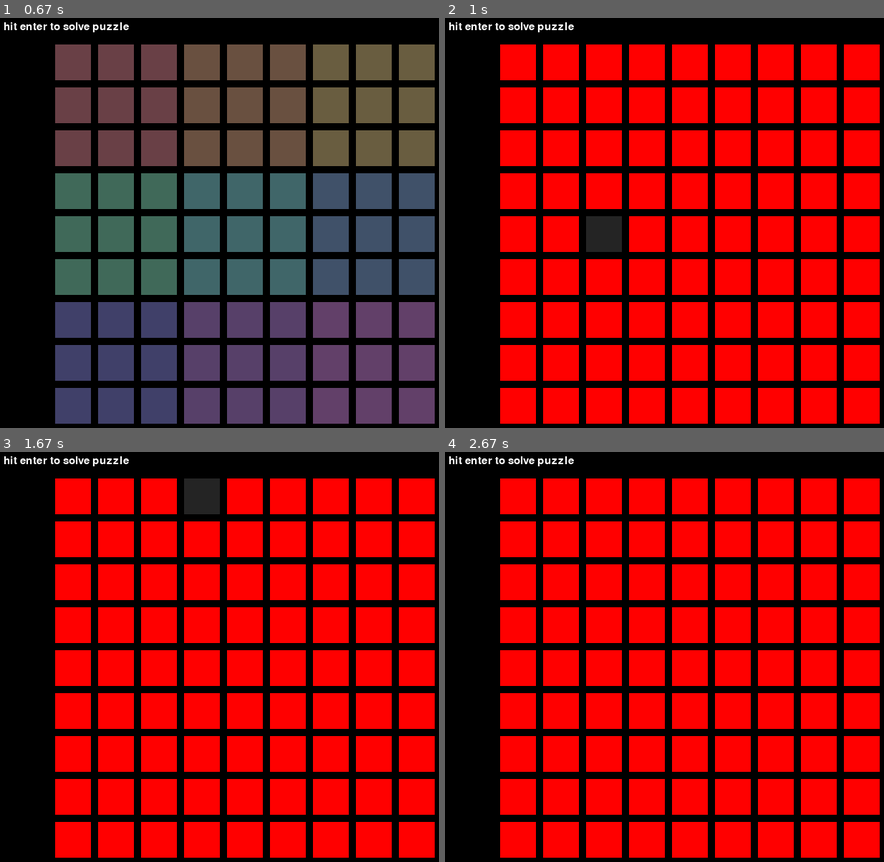
Above: before the commit, frames 1-4 (two rows, left to right).
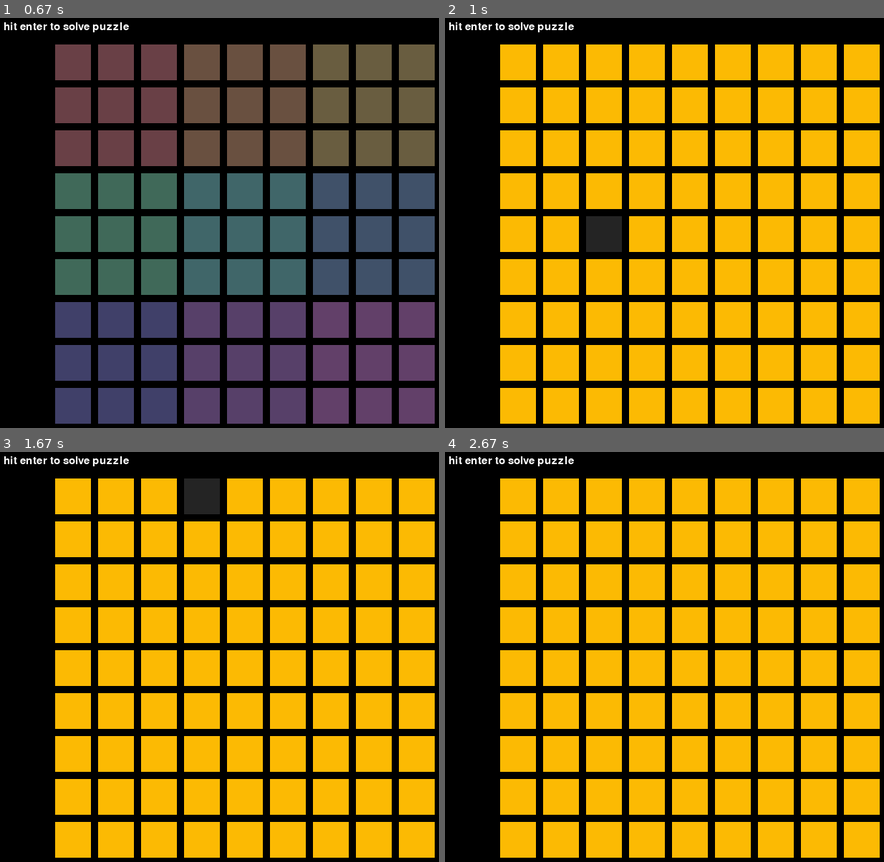
Above: after the commit, the same moments.

Repository: KarinaJadia/Other-Projects
Game: pygame game, started from pygame-tests/sudoku-solver.py
Two runs of this game, one before a commit and one after it. Both use one fixed random seed, a clock stepped at 60 frames per second and the inputs below.
Inputs (mouse positions are in pixels of both pictures, inside the frame that each line leads up to):
- Up to frame 1 (0.67 s): type "ann" at 0.33 s
- Up to frame 2 (1 s): tap Enter at 0.67 s; click (589, 235) at 0.93 s
- Up to frame 3 (1.67 s): click (105, 599) at 1.27 s; click (201, 497) at 1.6 s
- Up to frame 4 (2.67 s): click (743, 521) at 1.93 s; click (739, 710) at 2.27 s; click (712, 591) at 2.6 s

Frame 1 is identical in both runs. In frame 2, 57% of the frame differs, in the area x 12-100%, y 6-99%; in frame 3, 57%; in frame 4, 58%.

Commit message:
idk what i'm doing

Diff:
--- a/pygame-tests/sudoku-solver.py
+++ b/pygame-tests/sudoku-solver.py
@@ -21,9 +21,9 @@
 colors = [[(105, 64, 70), (105, 80, 64), (105, 93, 64)], # stores the colors of the box
           [(64, 105, 89), (64, 102, 105), (64, 81, 105)],
           [(64, 64, 105), (87, 64, 105), (98, 64, 105)]]
-set_num = [[1, 2, 3], # to make life easier
-          [4, 5, 6],
-          [7, 8, 9]]
+set_num = [[0, 1, 2], # to make life easier
+          [3, 4, 5],
+          [6, 7, 8]]
 
 for i in range(81):
     if i % 9 == 0:
@@ -37,15 +37,19 @@
         "active": False,
         "row": i // 9 + 1, # stores row (goes from 1 to 9)
         "col": i % 9 + 1, # stores column (goes from 1 to 9)
-        "set": set_num[(i//9)//3][(i%9)//3] # which 'set' of boxes it is (goes from 1 to 9)
+        "set": set_num[(i//9)//3][(i%9)//3], # which 'set' of boxes it is (goes from 0 to 8)
+        set_num[(i//9)//3][(i%9)//3]: [1,2,3,4,5,6,7,8,9] # all the possible solutions it could be
     }
     boxes.append(box)
 
 def solve():
     for box in boxes:
-        if box['text'] == '':
-            box['passive color'] = 'red'
-            box['color'] = 'red'
+        if box['text'] != '':
+            box[box['set']].remove(int(box['text']))
+        else:
+            box['passive color'] = (252, 186, 3)
+            box['color'] = (252, 186, 3)
+        print(box[box['set']])
 
 # game
 while True:
